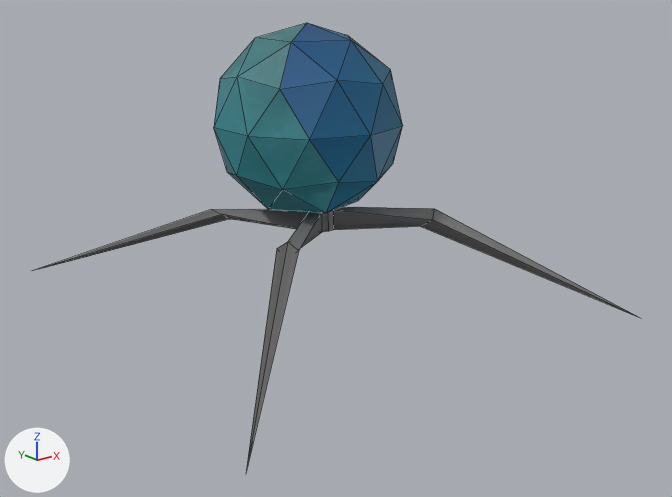
Renders of the OBJ model TFG/TFG/TFG/res/Models/Enemy/Enemy1.obj from each side of a commit.
Both versions are drawn from a camera (50 mm lens) standing at (-5.0, -7.38, 3.43) and looking at (1.01, 0.12, 0.43). The axes (+X, +Y, +Z) are drawn at lower left. The lights are the same throughout. Mesh edges are drawn as thin lines. Where no turn or scale is listed for an object, it has been applied to the vertices.
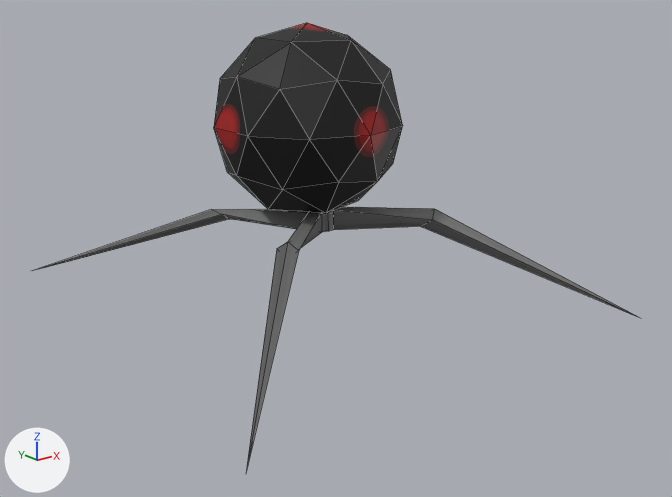
What differs and where, as boxes [x1, y1, x2, y2] in the pictures (672 x 497 px):
'Icosphere', surface changed (blue to black): [214, 23, 403, 214] in both

The change, as a diff of the scene's bpy script:
```diff
--- a/TFG/TFG/TFG/res/Models/Enemy/Enemy1.obj.py
+++ b/TFG/TFG/TFG/res/Models/Enemy/Enemy1.obj.py
@@ img_e1_png @@
+img_e1_png = load_image('E1.png', 'E1.png', 500, 500, 'sRGB')
@@ mat_material_001 @@
 mat_material_001 = principled_material('Material.001')
-mat_material_001.texture = img_texturarocablava_png
+mat_material_001.texture = img_e1_png
@@ me_icosphere @@
 me_icosphere.from_pydata(...)  # 42 vertices, 80 faces; spans x -0.16..1.74, y -0.68..1.32, z 0.8..2.8
 # used by ob_icosphere; location = (0.0, 0.0, 0.0)
+# me_icosphere part 1: 80 kept faces spanning x -0.16..1.74, y -0.68..1.32, z 0.8..2.8 get new texture (UV) coordinates
 me_icosphere.materials.append(mat_material_001)
```
